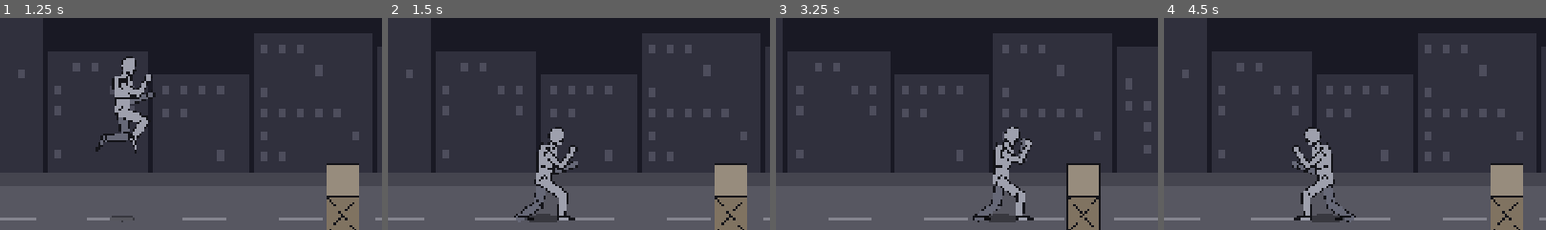
Above: before the commit, frames 1-4 (left to right).
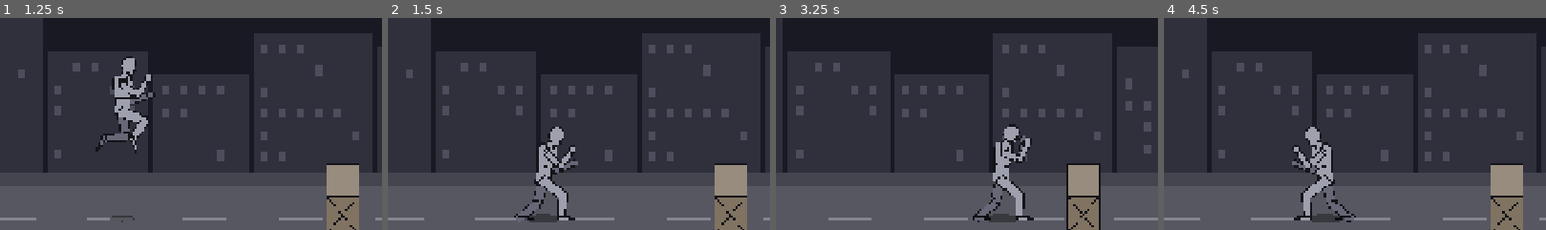
Above: after the commit, the same moments.

Repository: jetomev/cyberbrawling-my-way-to-my-love
Game: Godot game, scene res://scenes/main.tscn
Two runs of this game, one before a commit and one after it. Both use one fixed random seed, a clock stepped at 60 frames per second and the inputs below.
Inputs (mouse positions are % of the whole screen's width and height, from its top left):
- Up to frame 1 (1.25 s): tap Enter at 0.5 s; move the mouse to (72, 44) at 0.52 s; hold Right (move_right) from 0.53 s (still down); hold L (block) from 0.53 s (still down); click (72, 44) at 0.67 s; tap Space (jump) at 0.77, 1.07 s; tap K (kick) at 0.8 s
- Up to frame 2 (1.5 s): release Right (move_right) at 1.25 s; release L (block) at 1.25 s; drag from (30, 54) to (45, 70) at 1.27 s
- Up to frame 3 (3.25 s): move the mouse to (60, 27) at 2.02 s; hold Right (move_right) 2.03-2.75 s; tap J (punch) at 2.1 s; tap Space (jump) at 2.3 s; drag from (45, 70) to (20, 34) at 2.77 s
- Up to frame 4 (4.5 s): move the mouse to (80, 65) at 3.52 s; hold Left (move_left) 3.53-4.25 s; hold L (block) 3.53-4.25 s; tap Space (jump) at 3.77, 4.07 s; tap K (kick) at 3.8 s; drag from (20, 34) to (35, 24) at 4.27 s
The pictures show only the part of the screen within x 14-64%, y 30-80%; the shares and areas given below are measured in that part.

Frame 1 is identical in both runs. In frame 2, 0.5% of the frame differs, in the area x 34-50%, y 51-93%; in frame 3, 0.9%, in the area x 52-67%, y 50-94%; in frame 4, 0.5%.

Commit message:
Stage 1: the landing's sink keeps the back leg long (D-26)
From the first soft-landing build's own strips: at the deepest of the sink
the back knee folded almost to the street and read as kneeling, and the sink
lingered. Now 14 px deep, back up by frame 14, and the back heel comes up as
the weight drops so the back leg stays long.

Javier & Claude

Co-Authored-By: Claude Opus 5.5 <noreply@anthropic.com>

Diff:
--- a/game/scripts/present/poses.gd
+++ b/game/scripts/present/poses.gd
@@ -328,9 +328,9 @@
 ## staying where they landed. It runs on into the guard. since = frames since the touchdown, or -1 in the air.
 const REACH_HEIGHT := 48.0
 const LAND_REACH := {"leg_f_upper": -28.0, "leg_f_lower": 22.0, "leg_b_upper": 12.0, "leg_b_lower": 26.0}
-const SINK := 18.0
+const SINK := 14.0
 const LAND_PEAK := 4
-const LAND_SETTLE := 16
+const LAND_SETTLE := 14
 
 
 static func landing(pose: Dictionary, since: int, height: float, falling: bool) -> Dictionary:
@@ -345,6 +345,8 @@
 	var dip := sink_at(since)
 	out["hip_y"] = out.get("hip_y", 0.0) + dip
 	out["torso"] = out.get("torso", 0.0) + dip * 0.3  # the chest folds a little over the bent knees
+	# the back heel comes up as the weight drops, so the back leg stays long instead of folding to a kneel
+	out["rise_b"] = maxf(out.get("rise_b", 0.0), 0.7 * dip / SINK)
 	return out
 
 
